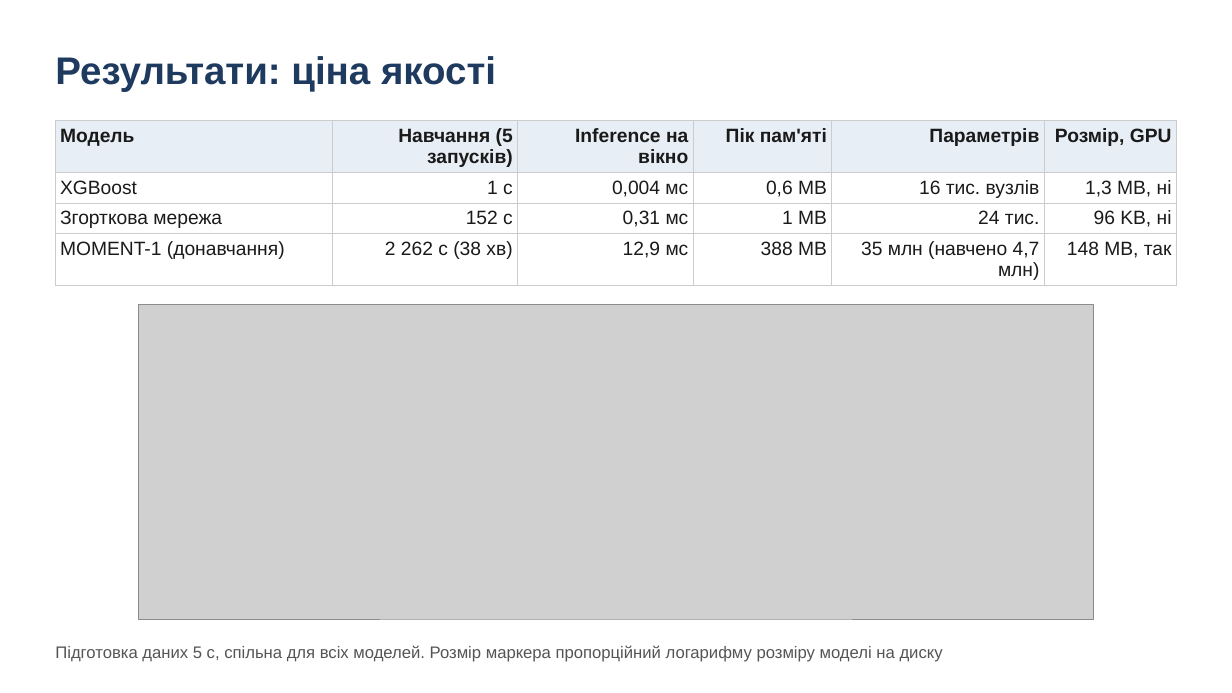
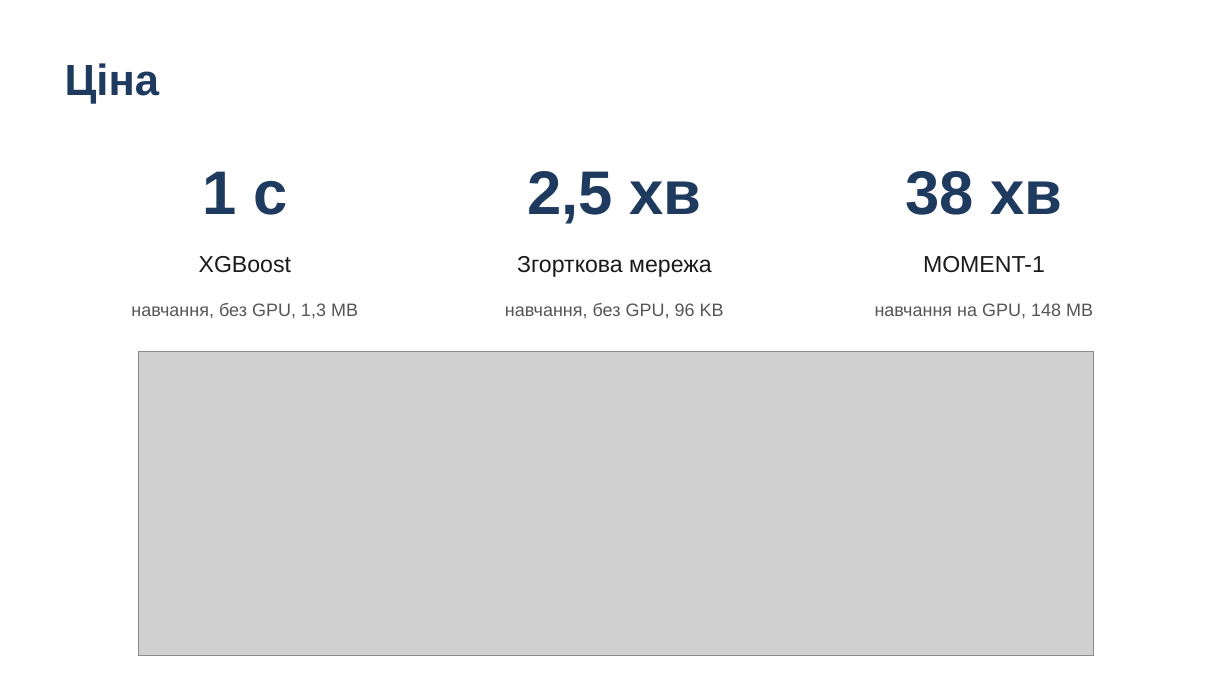
Before and after one commit to lukovskiy541/wearable-stress-exercise, a slide deck: slide 8 of presentation.pptx. Drawn at 1232x693 pixels with LibreOffice and Linux fonts; fonts in the diff are those of the drawing; grey boxes stand for pictures. Boxes give left, top, right and bottom in pixels: in the first picture for what was removed or moved away, otherwise in the second. Text is boxed around its words. In the diff, an @@ line names an element or a change of style, - is before the commit and + after.

Commit message:
Simplify presentation, add speech text

```diff
--- a/presentation.pptx
+++ b/presentation.pptx
@@ text at bbox=[65, 63, 160, 104]: text changed; size 30 to 34 pt @@
-Результати: ціна якості
+Ціна
@@ table removed at bbox=[55, 120, 1177, 284], 4 rows, 6 columns @@
-Модель | Навчання (5 запусків) | Inference на вікно | Пік пам'яті | Параметрів | Розмір, GPU
-XGBoost | 1 с | 0,004 мс | 0,6 MB | 16 тис. вузлів | 1,3 MB, ні
-Згорткова мережа | 152 с | 0,31 мс | 1 MB | 24 тис. | 96 KB, ні
-MOMENT-1 (донавчання) | 2 262 с (38 хв) | 12,9 мс | 388 MB | 35 млн (навчено 4,7 млн) | 148 MB, так
@@ text added at bbox=[202, 171, 287, 215], 48 pt, text #1F3A5F, bold @@
+1 с
@@ text added at bbox=[527, 171, 702, 224], 48 pt, text #1F3A5F, bold @@
+2,5 хв
@@ text added at bbox=[905, 171, 1063, 215], 48 pt, text #1F3A5F, bold @@
+38 хв
@@ text added at bbox=[199, 256, 291, 273], 18 pt, text #1A1A1A @@
+XGBoost
@@ text added at bbox=[517, 256, 711, 277], 18 pt, text #1A1A1A @@
+Згорткова мережа
@@ text added at bbox=[923, 256, 1045, 273], 18 pt, text #1A1A1A @@
+MOMENT-1
@@ text added at bbox=[131, 303, 358, 318], 14 pt, text #555555 @@
+навчання, без GPU, 1,3 MB
@@ text added at bbox=[505, 303, 724, 318], 14 pt, text #555555 @@
+навчання, без GPU, 96 KB
@@ text added at bbox=[875, 303, 1093, 318], 14 pt, text #555555 @@
+навчання на GPU, 148 MB
@@ picture: place and size @@
-picture at bbox=[139, 305, 1093, 619]
+picture at bbox=[139, 351, 1093, 656]
@@ text removed at bbox=[55, 645, 943, 662] @@
-Підготовка даних 5 с, спільна для всіх моделей. Розмір маркера пропорційний логарифму розміру моделі на диску
```
Also in this commit, not shown: 3 other slides changed, 8 slides added, 8 slides removed, 2 other files.
